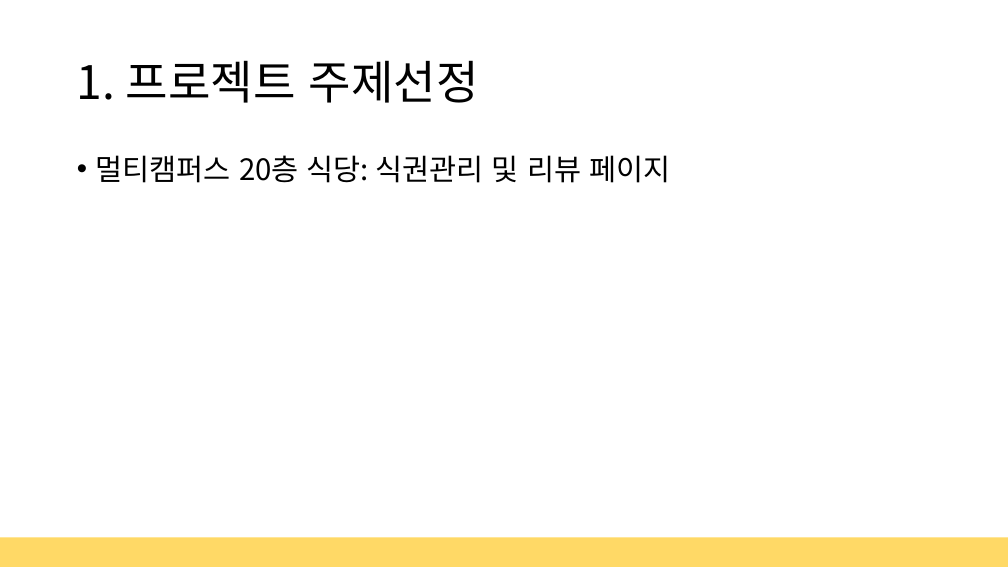
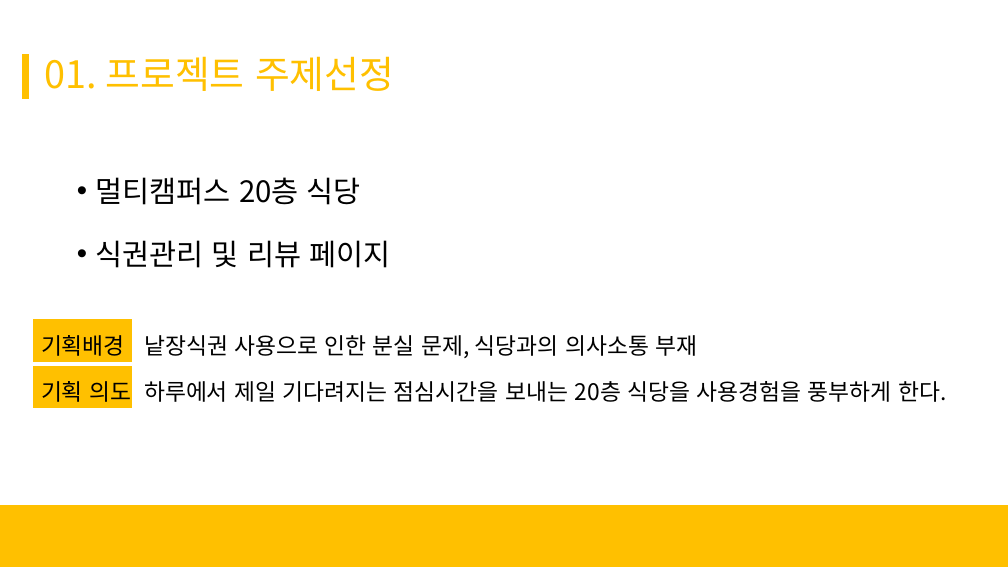
Before and after one commit to Mishuni/Multi_Food, a slide deck: slide 2 of 세미 프로젝트 결과발표.pptx. Drawn at 1008x567 pixels with LibreOffice and Linux fonts; fonts in the diff are those of the drawing; background and template pictures are left out. Boxes give left, top, right and bottom in pixels: in the first picture for what was removed or moved away, otherwise in the second. Text is boxed around its words. In the diff, an @@ line names an element or a change of style, - is before the commit and + after.

```diff
--- a/세미 프로젝트 결과발표.pptx
+++ b/세미 프로젝트 결과발표.pptx
@@ rectangle added at (23, 55, 29, 99), fill #FFC000, outline #FFC000 1 pt @@
@@ title at (45, 56, 394, 91): text changed; size 44 to 36 pt; text colour #000000 to #FFC000 @@
-1. 프로젝트 주제선정
+01. 프로젝트 주제선정
@@ text at (96, 177, 390, 268): text changed @@
-• 멀티캠퍼스 20층 식당: 식권관리 및 리뷰 페이지
+• 멀티캠퍼스 20층 식당
+• 식권관리 및 리뷰 페이지
@@ rectangle added at (33, 320, 132, 361), fill #FFC000, outline #FFC000 1 pt @@
@@ text added at (41, 335, 946, 402), 21.7 pt, text #000000 @@
+기획배경 낱장식권 사용으로 인한 분실 문제, 식당과의 의사소통 부재
+기획 의도 하루에서 제일 기다려지는 점심시간을 보내는 20층 식당을 사용경험을 풍부하게 한다.
@@ rectangle added at (33, 366, 132, 408), fill #FFC000, outline #FFC000 1 pt @@
@@ rectangle added at (0, 505, 1008, 567), fill #FFC000, outline #FFC000 1 pt @@
@@ rectangle removed at (0, 538, 1008, 567) @@
```
Also in this commit, not shown: 4 other slides changed, 10 slides added, 3 slides removed, 25 other files.
